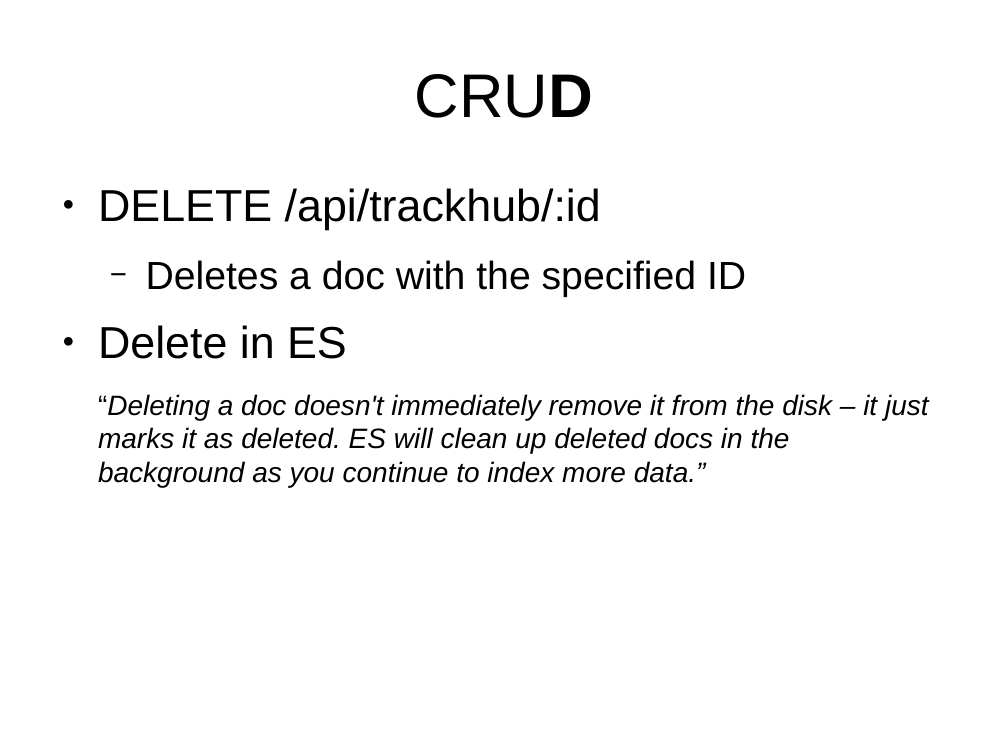
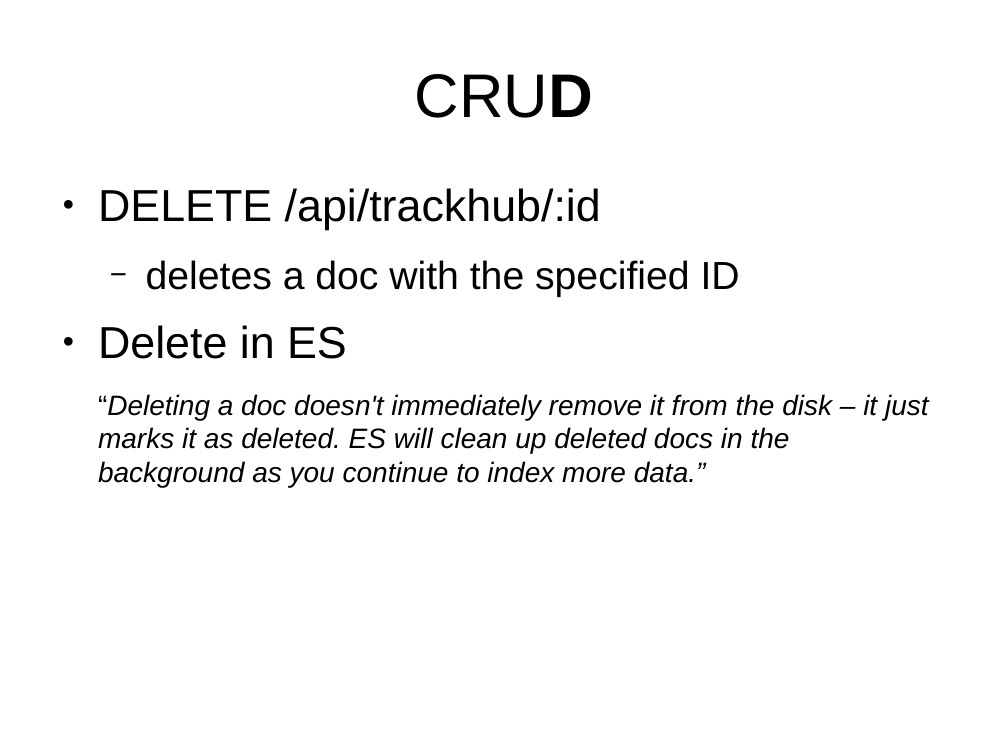
Before and after one commit to Ensembl/trackhub-registry, a slide deck: slide 17 of docs/code_review_07-05-15/talk.odp. Drawn at 1008x756 pixels with LibreOffice and Linux fonts; fonts in the diff are those of the drawing; background and template pictures are left out. Boxes give left, top, right and bottom in pixels: in the first picture for what was removed or moved away, otherwise in the second. Text is boxed around its words. In the diff, an @@ line names an element or a change of style, - is before the commit and + after.

```diff
--- a/docs/code_review_07-05-15/talk.odp
+++ b/docs/code_review_07-05-15/talk.odp
@@ text at [146, 260, 740, 297]: text changed @@
-  − Deletes a doc with the specified ID
+  − deletes a doc with the specified ID
```
Also in this commit, not shown: 4 other slides changed.
